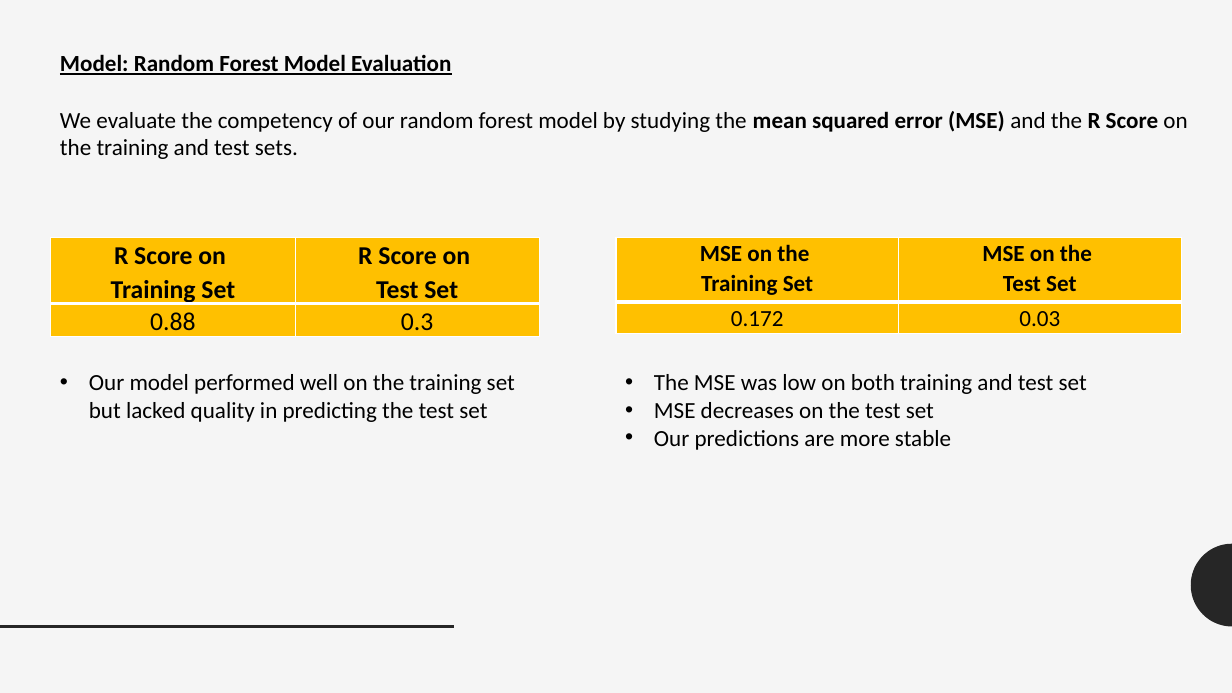
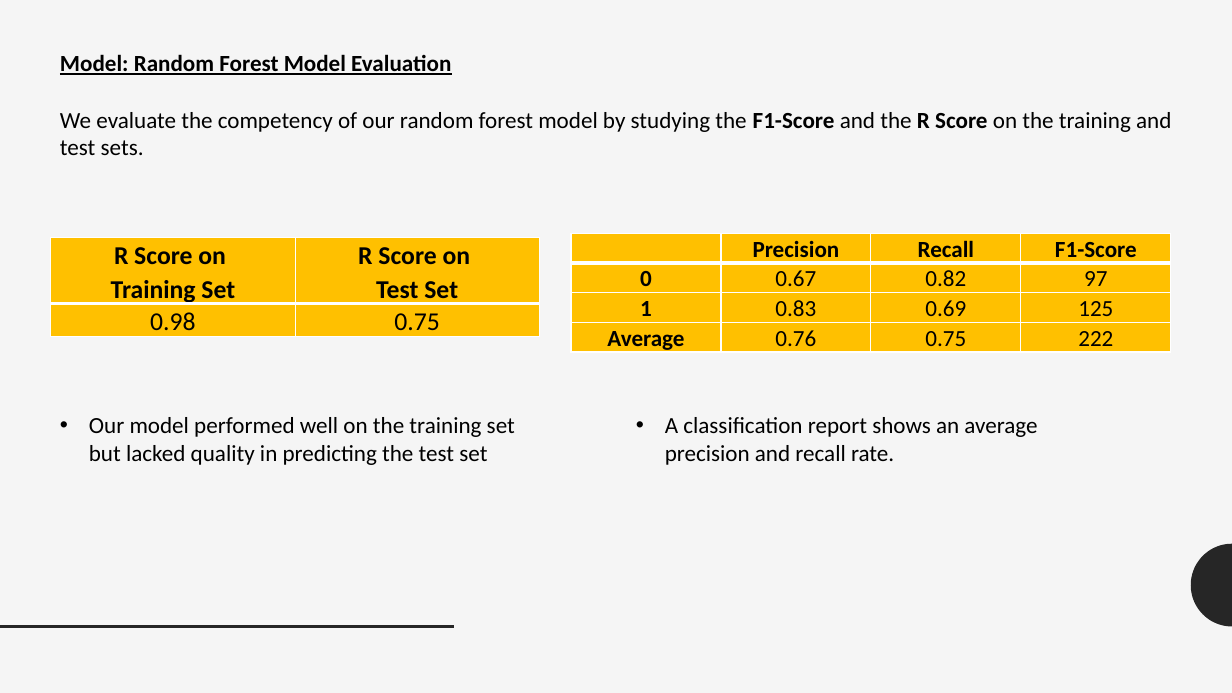
Before and after one commit to obaccus0907/CapstoneProject, a slide deck: slide 22 of Capstone Project/Original/Capstone_Presentation.pptx. Drawn at 1232x693 pixels with LibreOffice and Linux fonts; fonts in the diff are those of the drawing. Boxes give left, top, right and bottom in pixels: in the first picture for what was removed or moved away, otherwise in the second. Text is boxed around its words. In the diff, an @@ line names an element or a change of style, - is before the commit and + after.

Commit message:
Made changes to python notebook, document and presentation
Python Notebook: added GridSearchCV
Document: Changed Random Forest Analysis
Presentation: Trimmed

```diff
--- a/Capstone Project/Original/Capstone_Presentation.pptx
+++ b/Capstone Project/Original/Capstone_Presentation.pptx
@@ text at (x1=60, y1=112, x2=1171, y2=155): text changed @@
-We evaluate the competency of our random forest model by studying the mean squared error (MSE) and the R Score on the training and test sets.
+We evaluate the competency of our random forest model by studying the F1-Score and the R Score on the training and test sets.
@@ table at (x1=51, y1=238, x2=539, y2=334) @@
-row 2, column 1: 0.88
+row 2, column 1: 0.98
-row 2, column 2: 0.3
+row 2, column 2: 0.75
@@ table added at (x1=571, y1=233, x2=1170, y2=356), 4 rows, 4 columns @@
+ | Precision | Recall | F1-Score
+0 | 0.67 | 0.82 | 97
+1 | 0.83 | 0.69 | 125
+Average | 0.76 | 0.75 | 222
@@ table removed at (x1=616, y1=238, x2=1182, y2=334), 2 rows, 2 columns @@
-MSE on the / Training Set | MSE on the / Test Set
-0.172 | 0.03
@@ text removed at (x1=654, y1=374, x2=1087, y2=450) @@
-• The MSE was low on both training and test set
-• MSE decreases on the test set
-• Our predictions are more stable
@@ text "Our model performed well on ..." moved from (x1=89, y1=374, x2=515, y2=422) to (x1=89, y1=417, x2=515, y2=465) @@
@@ text added at (x1=665, y1=417, x2=1037, y2=465), 18 pt, text #000000 @@
+• A classification report shows an average precision and recall rate.
```
Also in this commit, not shown: 5 other slides changed, 4 other files.
